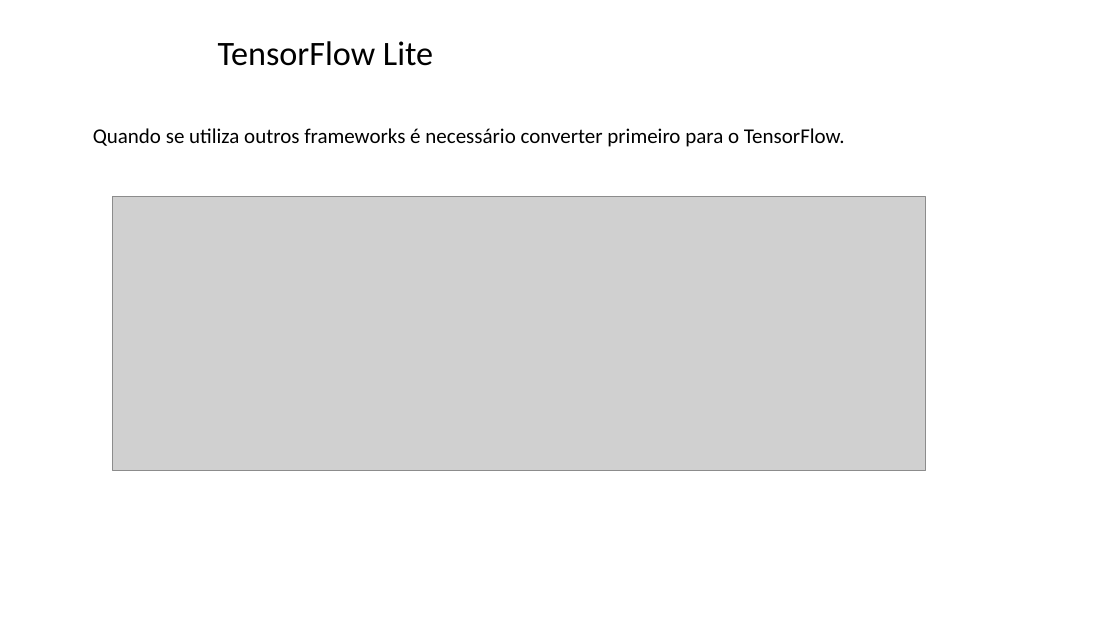
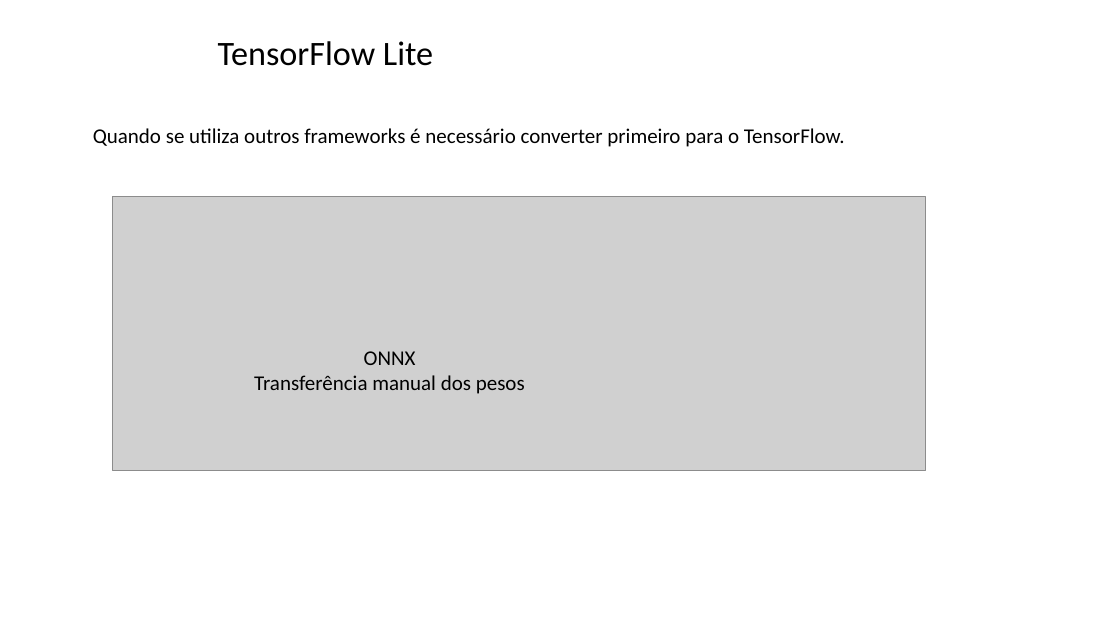
Before and after one commit to zz4fap/tp557-iot-ml, a slide deck: slide 31 of slides/TP557_14_introducao_tensorflowlite.pptx. Drawn at 1120x630 pixels with LibreOffice and Linux fonts; fonts in the diff are those of the drawing; grey boxes stand for pictures; background and template pictures are left out. Boxes give left, top, right and bottom in pixels: in the first picture for what was removed or moved away, otherwise in the second. Text is boxed around its words. In the diff, an @@ line names an element or a change of style, - is before the commit and + after.

```diff
--- a/slides/TP557_14_introducao_tensorflowlite.pptx
+++ b/slides/TP557_14_introducao_tensorflowlite.pptx
@@ text added at bbox=[254, 351, 525, 394], 18 pt, text #000000 @@
+ONNX
+Transferência manual dos pesos
```
Also in this commit, not shown: 8 other slides changed, 1 slide removed.
